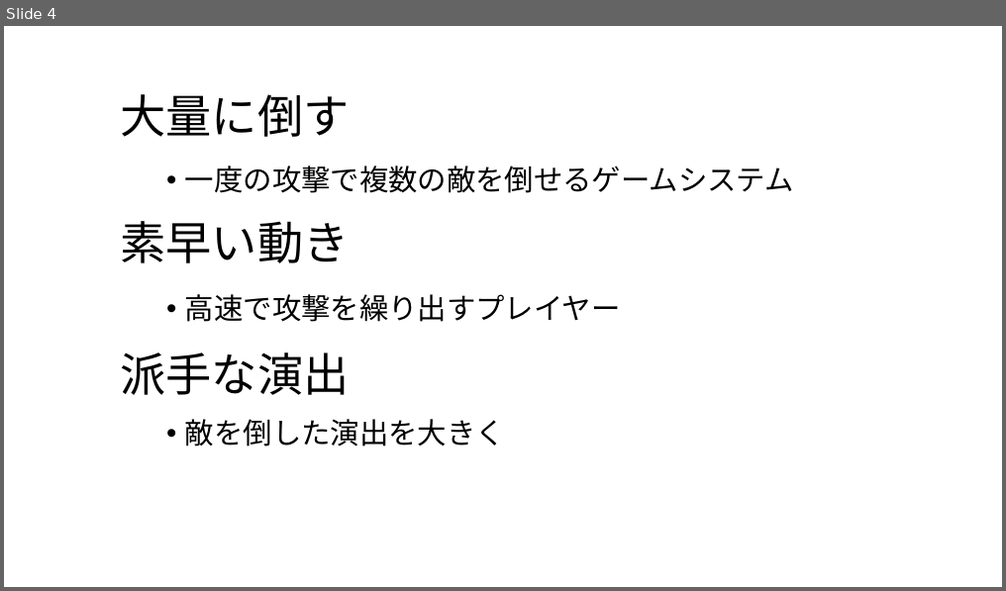
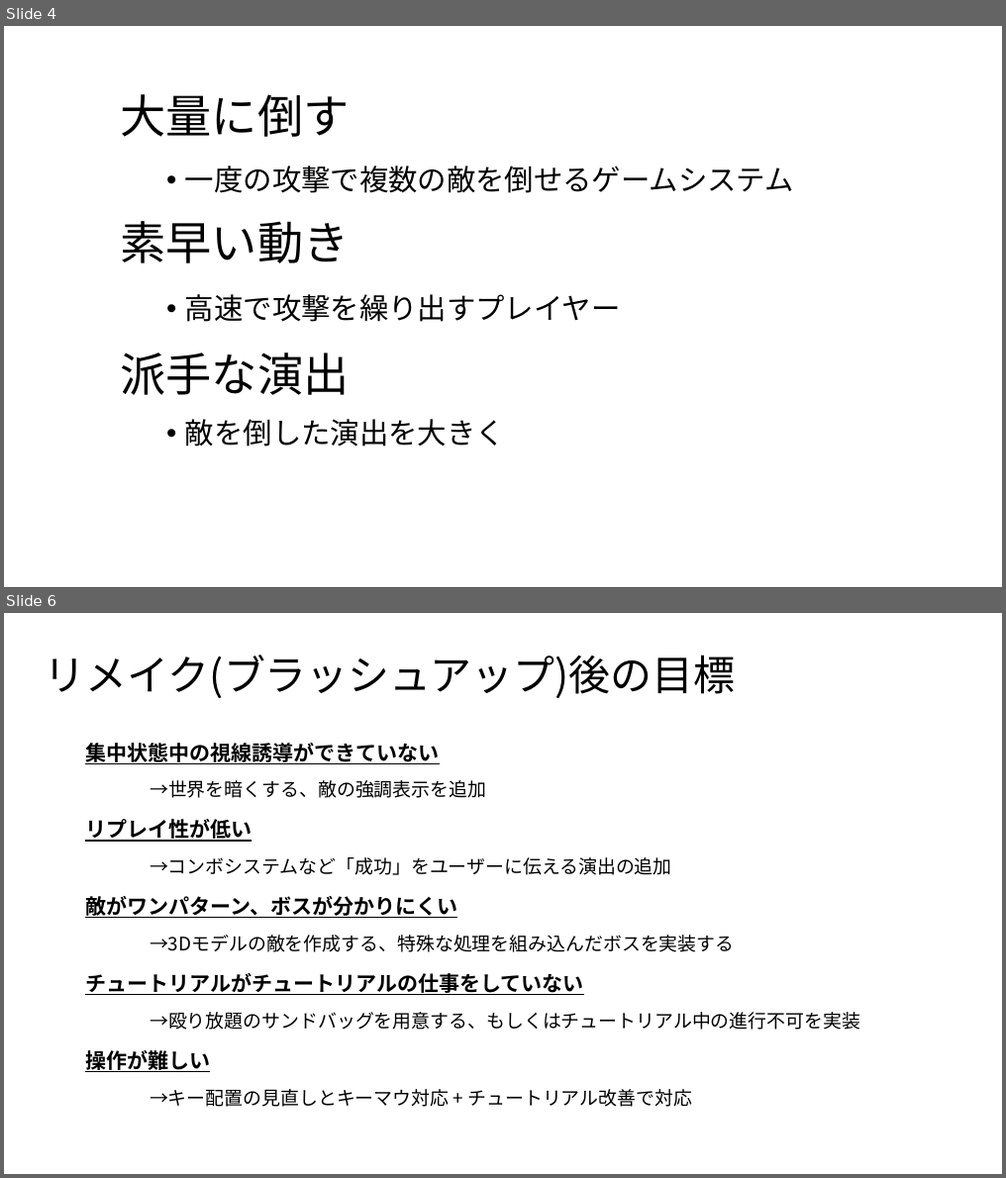
Before and after one commit to TomoyaKanazaki/Act_OneMonth, a slide deck: 企画書.pptx. Shown one above the other, each under a label of ours: slide 4 before the commit, slides 4 and 6 after it; the slides between them are not shown. The pictures are 1006x591 and 1006x1178 pixels, drawn with LibreOffice and Linux fonts; fonts in the diff are those of the drawing. Boxes give left, top, right and bottom in pixels: in the first picture for what was removed or moved away, otherwise in the second. Text is boxed around its words. In the diff, an @@ line names an element or a change of style, - is before the commit and + after.

```diff
--- a/企画書.pptx
+++ b/企画書.pptx
@@ slide 6 added at (x1=4, y1=613, x2=1002, y2=1174), background #FFFFFF @@
@@ text added at (x1=45, y1=655, x2=736, y2=698), 40 pt, text #000000 @@
+リメイク(ブラッシュアップ)後の目標
@@ text added at (x1=85, y1=743, x2=440, y2=764), 20 pt, text #000000, bold, underline @@
+集中状態中の視線誘導ができていない
@@ text added at (x1=150, y1=780, x2=486, y2=798), 18 pt, text #000000 @@
+→世界を暗くする、敵の強調表示を追加
@@ text added at (x1=85, y1=819, x2=252, y2=842), 20 pt, text #000000, bold, underline @@
+リプレイ性が低い
@@ text added at (x1=150, y1=858, x2=672, y2=875), 18 pt, text #000000 @@
+→コンボシステムなど「成功」をユーザーに伝える演出の追加
@@ text added at (x1=85, y1=896, x2=457, y2=918), 20 pt, text #000000, bold, underline @@
+敵がワンパターン、ボスが分かりにくい
@@ text added at (x1=150, y1=935, x2=734, y2=953), 18 pt, text #000000 @@
+→3Dモデルの敵を作成する、特殊な処理を組み込んだボスを実装する
@@ text added at (x1=85, y1=973, x2=584, y2=995), 20 pt, text #000000, bold, underline @@
+チュートリアルがチュートリアルの仕事をしていない
@@ text added at (x1=150, y1=1012, x2=860, y2=1030), 18 pt, text #000000 @@
+→殴り放題のサンドバッグを用意する、もしくはチュートリアル中の進行不可を実装
@@ text added at (x1=85, y1=1051, x2=210, y2=1072), 20 pt, text #000000, bold, underline @@
+操作が難しい
@@ text added at (x1=150, y1=1089, x2=692, y2=1107), 18 pt, text #000000 @@
+→キー配置の見直しとキーマウ対応 + チュートリアル改善で対応
```
Also in this commit, not shown: 2 other slides added, 1 slide removed, 1 other file.
